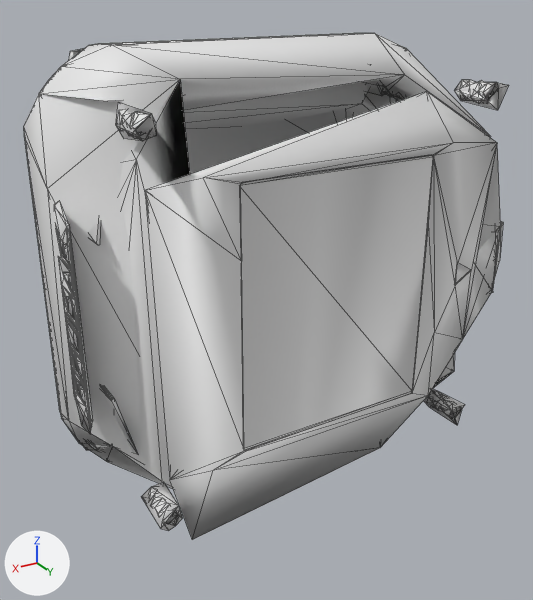
What one commit did to the glTF model ros2_ws/src/m1_control/m1_control/web_assets/meshes/359e389e7e.glb.
Before and after are seen from a 50 mm camera at (0.0465, 0.092, 0.0333) aimed at (-0.0007, 0.0133, -0.006). Every picture has the same lights, and +X, +Y and +Z are marked at lower left. The older version comes first. Mesh edges are drawn as thin lines. Where no turn or scale is listed for an object, it has been applied to the vertices.

The older version as bpy lines, for what is in view:
```python
me_geometry_0 = bpy.data.meshes.new('geometry_0')
me_geometry_0.from_pydata(...)  # 1717 vertices, 3492 faces; spans x -0.0274..0.0279, y -0.0119..0.0306, z -0.0273..0.0273
ob_geometry_0 = bpy.data.objects.new('geometry_0', me_geometry_0)
ob_geometry_0.location = (0.0, 0.0, 0.0)
```
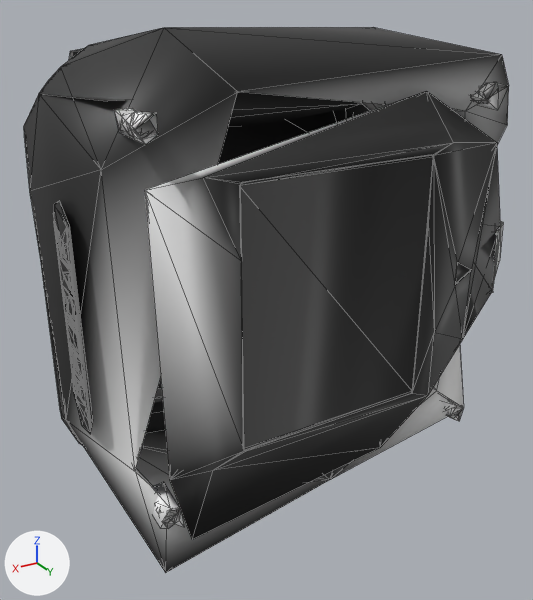
Pixel boxes (x1, y1, x2, y2) of what changed, in the pictures (533 x 600 px; the box of a moved part takes in the faces that stretch with it):
'geometry_0', reshaped (8% taller): before (24, 33, 509, 540); after (24, 27, 509, 573)
part 1 of me_geometry_0, moved or reshaped: before (24, 33, 509, 531); after (24, 27, 509, 573)
part 2 of me_geometry_0, recoloured (white to grey): (43, 49, 503, 540) in both

What changed in the scene script:
```text
Add mat_defaultmaterial:
    mat_defaultmaterial = bpy.data.materials.new('DefaultMaterial')
    mat_defaultmaterial.use_nodes = True; mat_defaultmaterial.node_tree.nodes.clear()
    _N = mat_defaultmaterial.node_tree.nodes; _L = mat_defaultmaterial.node_tree.links
    n0 = _N.new('ShaderNodeOutputMaterial'); n0.name = 'Material Output'
    n1 = _N.new('ShaderNodeBsdfPrincipled'); n1.name = 'Principled BSDF'
    n2 = _N.new('ShaderNodeVertexColor'); n2.name = 'Color Attribute'
    _L.new(n1.outputs[0], n0.inputs[0])  # 'BSDF' to 'Surface'
    _L.new(n2.outputs[0], n1.inputs[0])  # 'Color' to 'Base Color'
Change me_geometry_0:
    used by ob_geometry_0; location = (0.0, 0.0, 0.0)
    remove me_geometry_0.from_pydata(...)  # 1717 vertices, 3492 faces; spans x -0.0274..0.0279, y -0.0119..0.0306, z -0.0273..0.0273
    add me_geometry_0.from_pydata(...)  # 1715 vertices, 3493 faces; spans x -0.0274..0.0281, y -0.0119..0.0306, z -0.0281..0.0292
    me_geometry_0 part 1: 34 vertices moved from x -0.0263..0.027, y 0.0075..0.0297, z -0.0257..0.0257 to x -0.0262..0.027, y 0.0075..0.0303, z -0.0257..0.0257; 84 vertices removed from x -0.0257..0.0279, y 0.0075..0.0306, z -0.0257..0.0273; 82 vertices added at x -0.0265..0.0281, y 0.009..0.0306, z -0.0281..0.0292
    me_geometry_0 part 2: 3086 faces spanning x -0.0274..0.0276, y -0.0119..0.0305, z -0.0273..0.027 switch from no material to mat_defaultmaterial
```
